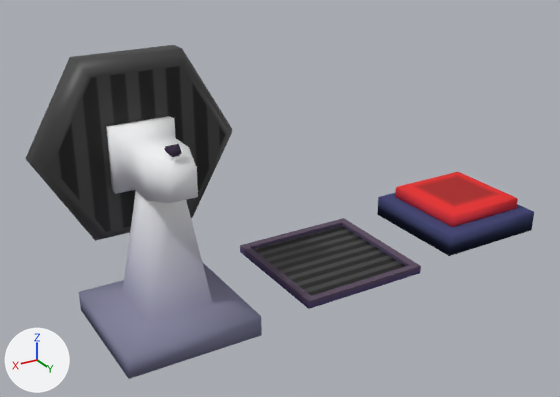
What one commit did to the Blender file ModelFiles/InteractableObjects.blend.
Camera for both pictures: a 50 mm camera at (7.72, 9.65, 6.16) aimed at (1.98, 0.09, 1.38). Every picture has the same lights, and +X, +Y and +Z are marked at lower left.

Names of what the first picture shows: 'Button', 'ButtonTop', 'Fan_Motor', 'Fan_Shield', 'Fan_base', 'Grate', 'GratePlane'.
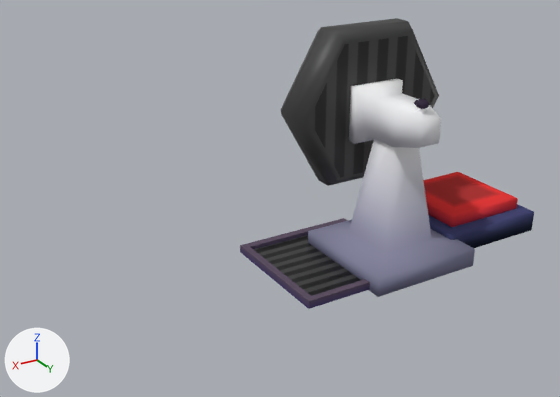
Commit message: Fixed Fan

Where the change shows, as pixel boxes [x1, y1, x2, y2] in the pictures (560 x 397 px):
'Fan_Shield', moved: before [25, 45, 232, 241]; after [281, 18, 439, 186]
'Fan_base', moved: before [79, 191, 262, 379]; after [308, 139, 475, 297]
'Fan_Motor', moved: before [106, 116, 198, 203]; after [349, 79, 441, 148]

The change, as a list of edits to the scene's bpy script:
```text
Change me_cube_003:
    where me_cube_003.from_pydata(...)  # 39 vertices, 42 faces; spans x 2.53..5.57, y -0.92..-0.23, z 1.14..3.78
    used by ob_fan_shield; location = (0.0, 0.0, 0.0)
    me_cube_003 part 1: the whole mesh is moved by (-4.04, 0.58, -2.47)
Change me_cube_004:
    where me_cube_004.from_pydata(...)  # 44 vertices, 42 faces; spans x 3.62..4.56, y -0.5..1.21, z 1.96..2.9
    used by ob_fan_motor; location = (0.0, 0.0, 0.0)
    me_cube_004 part 2: the whole mesh is moved by (-4.09, -0.42, -2.56)
Change ob_fan_base:
    ob_fan_base.location: (4.09, 0.42, 0.72) -> (0.01, 0.42, 0.72)
Change ob_fan_shield:
    add ob_fan_shield.parent = ob_fan_motor
    add ob_fan_shield.matrix_parent_inverse = Matrix(((1.0, 0.0, 0.0, -4.089), (0.0, 1.0, 0.0, -0.423), (0.0, 0.0, 1.0, -2.561), (0.0, 0.0, 0.0, 1.0)))
    ob_fan_shield.location: (0.0, 0.0, 0.0) -> (4.038, -0.582, 2.475)
Change ob_fan_motor:
    ob_fan_motor.location: (0.0, 0.0, 0.0) -> (0.01, 0.42, 2.56)
```
